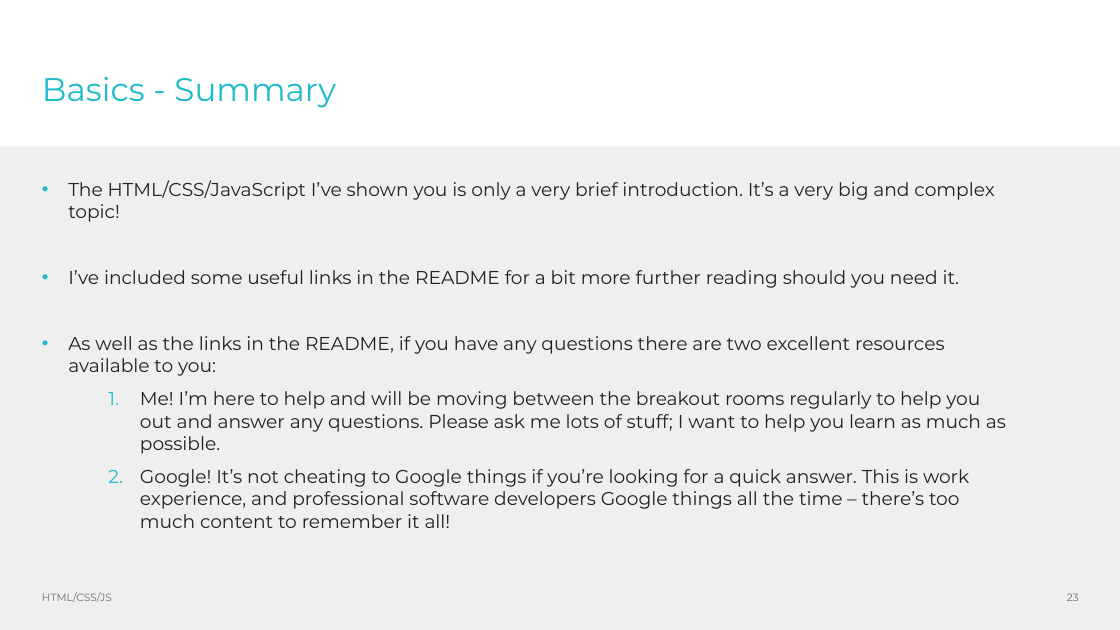
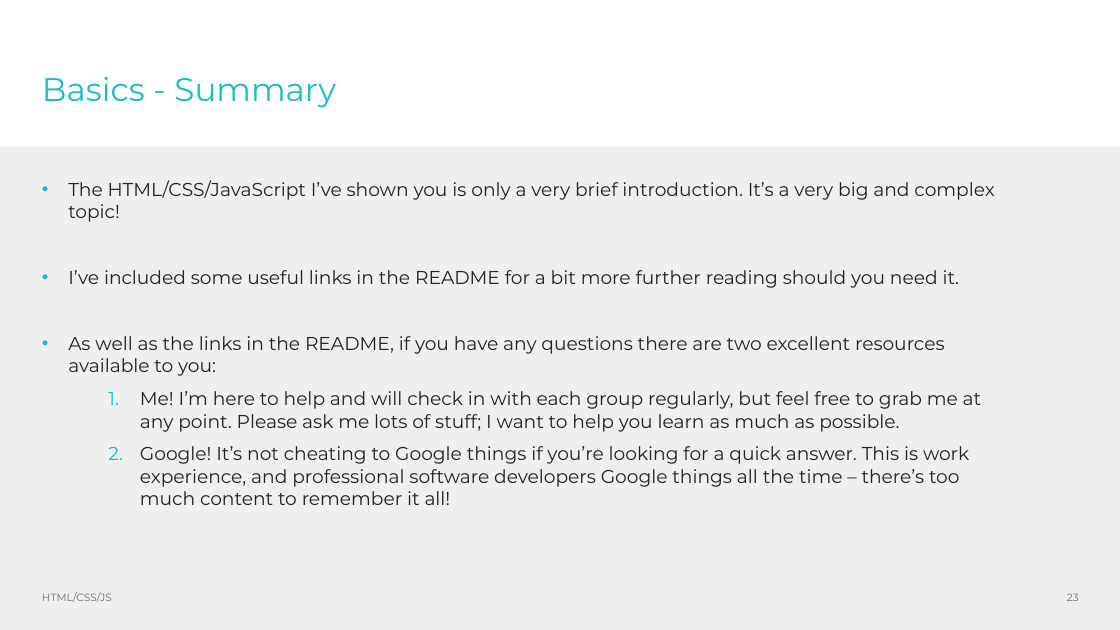
Before and after one commit to CarlyG55/Tetris-WorkExperience2022, a slide deck: slide 23 of presentations/html-css-js.pptx. Drawn at 1120x630 pixels with LibreOffice and Linux fonts; fonts in the diff are those of the drawing; background and template pictures are left out. Boxes give left, top, right and bottom in pixels: in the first picture for what was removed or moved away, otherwise in the second. Text is boxed around its words. In the diff, an @@ line names an element or a change of style, - is before the commit and + after.

```diff
--- a/presentations/html-css-js.pptx
+++ b/presentations/html-css-js.pptx
@@ text at <box>140,391,982,432</box>: text changed @@
-      1. Me! I’m here to help and will be moving between the breakout rooms regularly to help you out and answer any questions. Please ask me lots of stuff; I want to help you learn as much as possible.
+      1. Me! I’m here to help and will check in with each group regularly, but feel free to grab me at any point. Please ask me lots of stuff; I want to help you learn as much as possible.
```
Also in this commit, not shown: 3 other slides changed, 2 slides removed, 2 other files.
